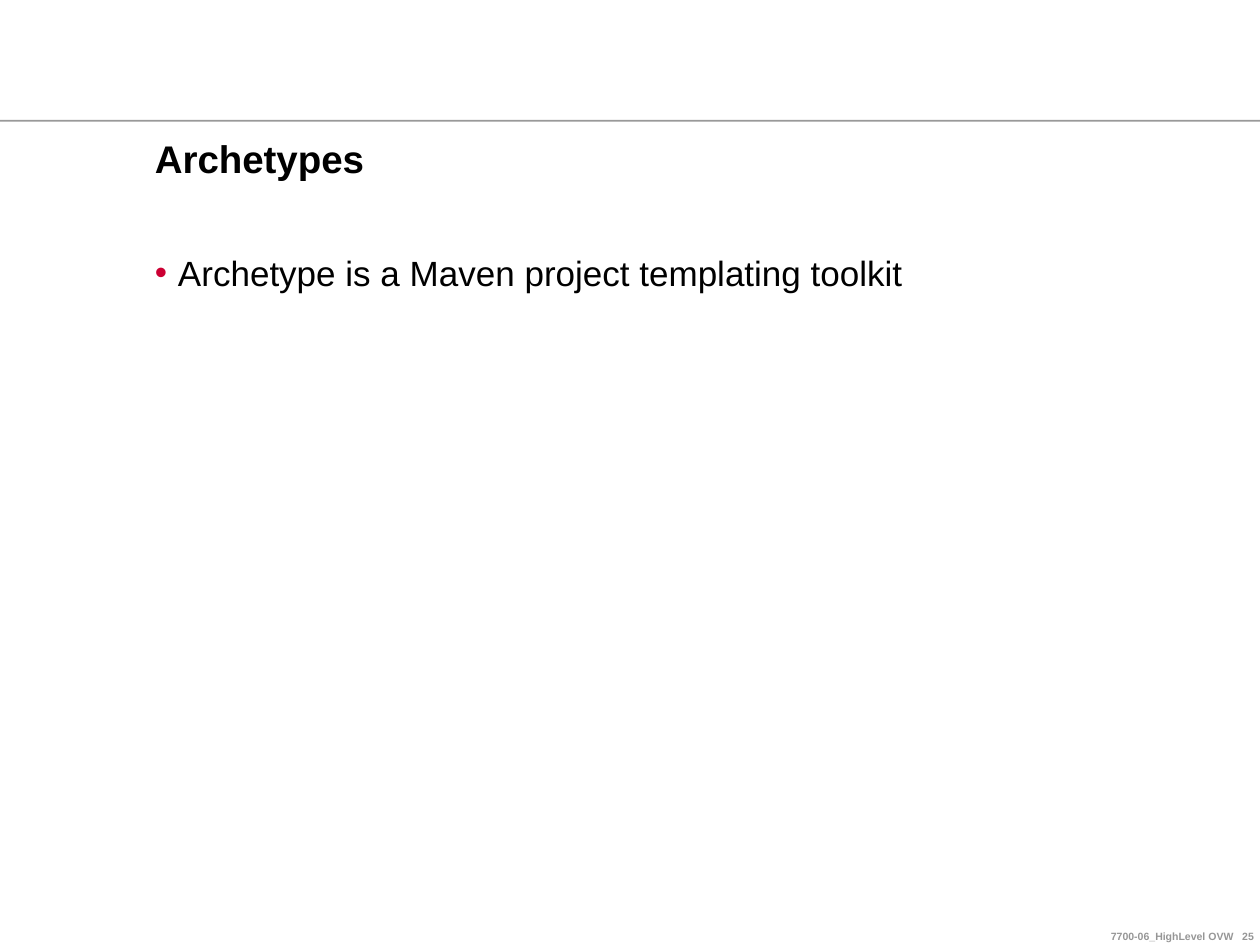
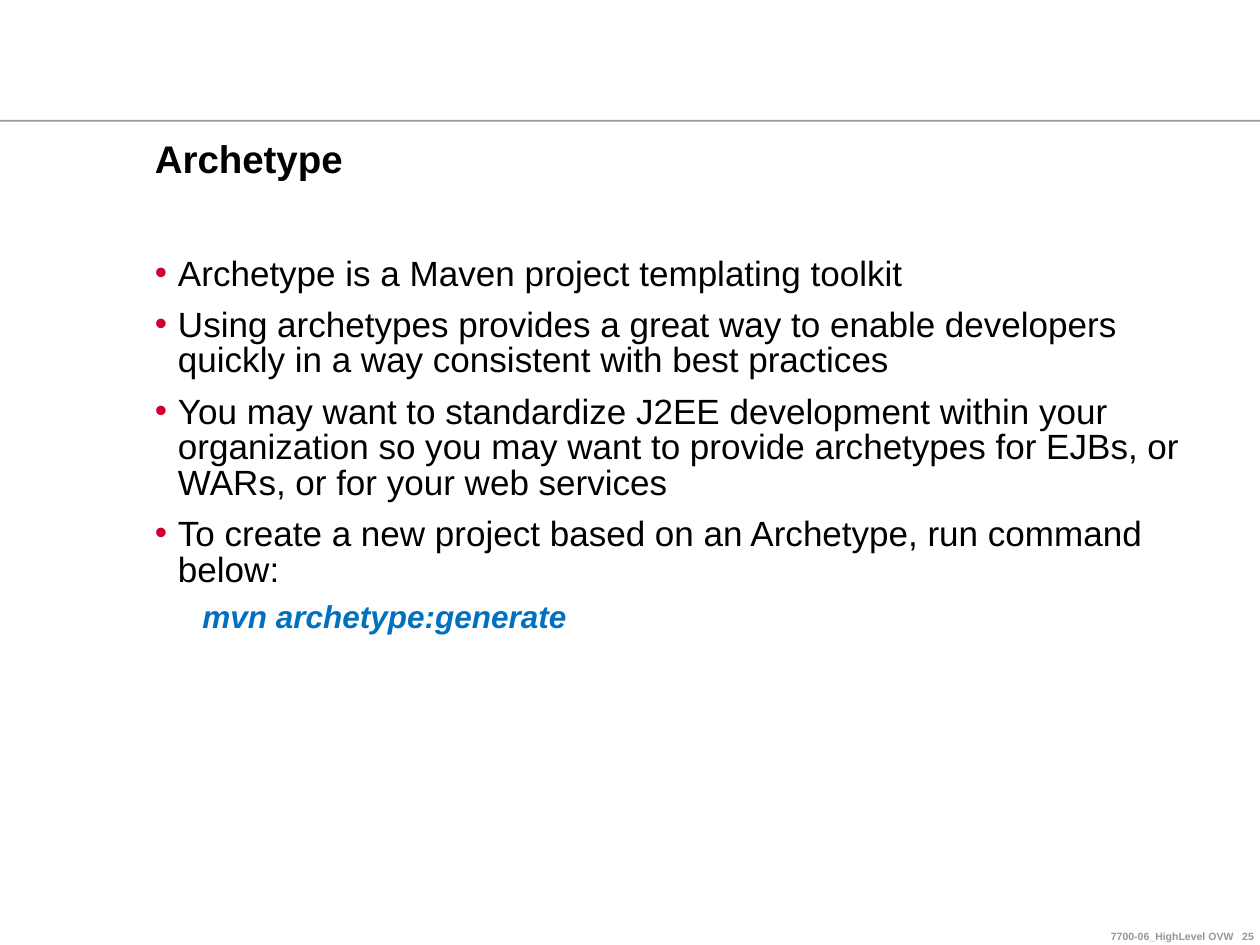
Before and after one commit to ndlongit/longnd-data, a slide deck: slide 25 of Document/Tutorial/Maven for Beginners.ppt. Drawn at 1260x945 pixels with LibreOffice and Linux fonts; fonts in the diff are those of the drawing; background and template pictures are left out. Boxes give left, top, right and bottom in pixels: in the first picture for what was removed or moved away, otherwise in the second. Text is boxed around its words. In the diff, an @@ line names an element or a change of style, - is before the commit and + after.

```diff
--- a/Document/Tutorial/Maven for Beginners.ppt
+++ b/Document/Tutorial/Maven for Beginners.ppt
@@ title at (x1=155, y1=145, x2=343, y2=181): text changed @@
-Archetypes
+Archetype
@@ text added at (x1=178, y1=260, x2=1178, y2=634), 20 pt, text #000000 @@
+• Archetype is a Maven project templating toolkit
+• Using archetypes provides a great way to enable developers quickly in a way consistent with best practices
+• You may want to standardize J2EE development within your organization so you may want to provide archetypes for EJBs, or WARs, or for your web services
+• To create a new project based on an Archetype, run command below:
+  mvn archetype:generate
```
Also in this commit, not shown: 13 other slides changed.
